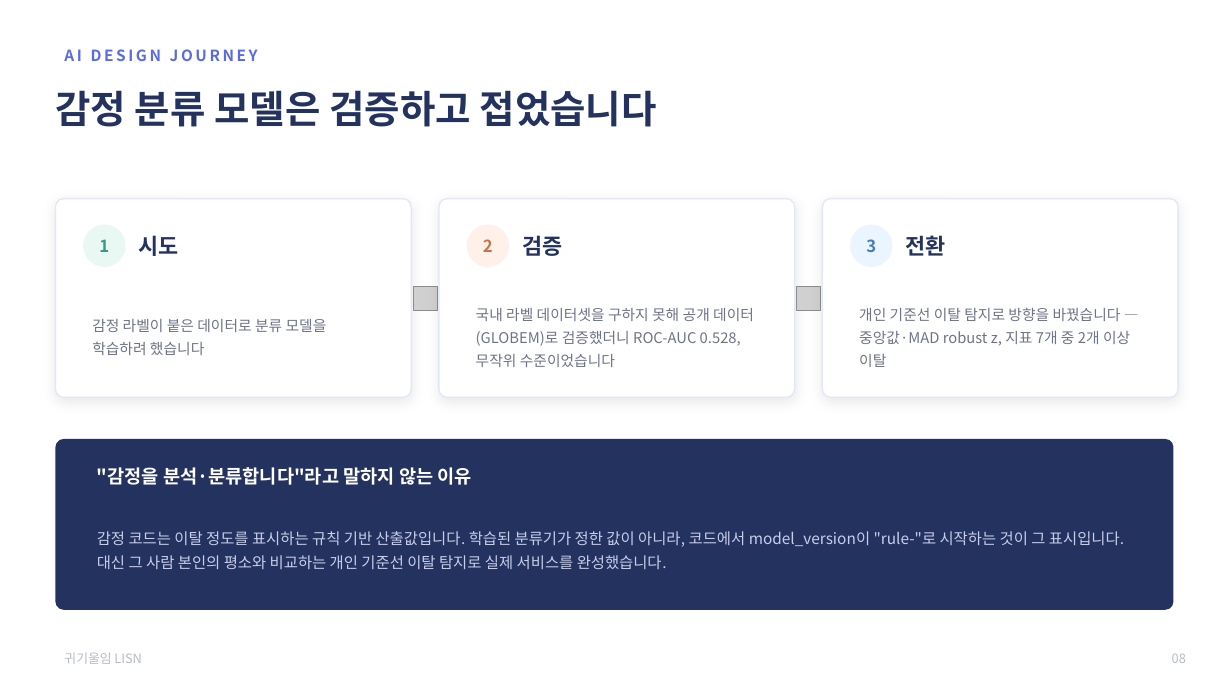
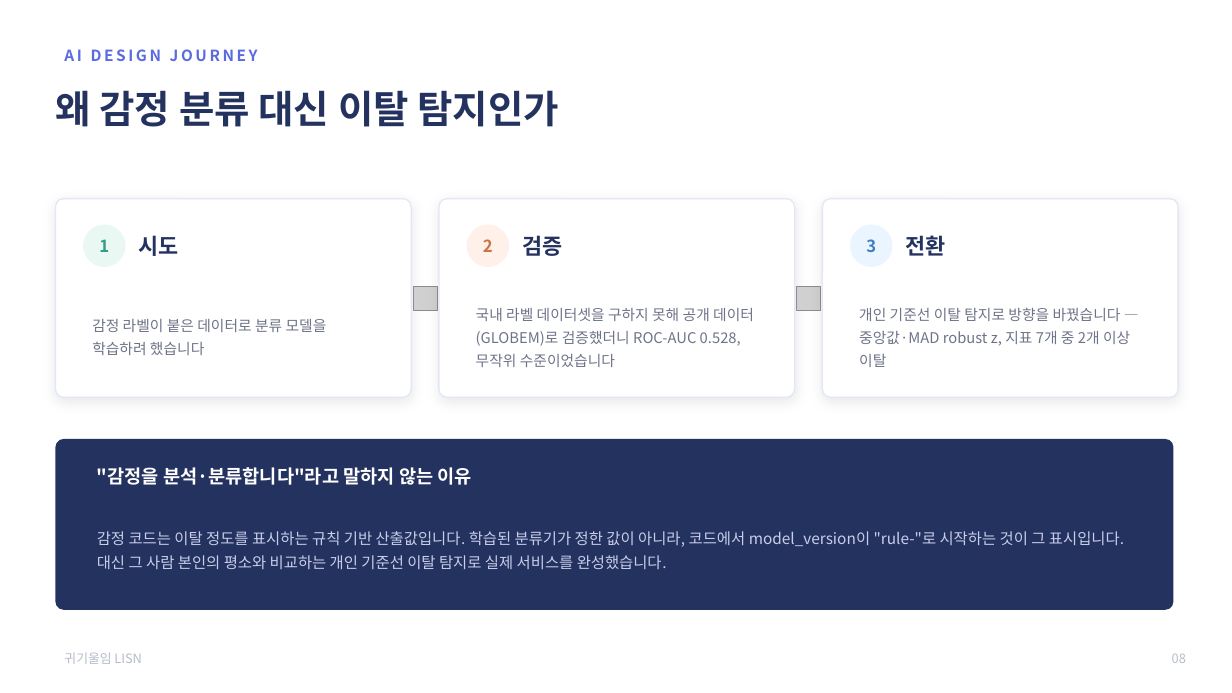
Before and after one commit to 2026-SMHRD-KDT-HealthCare-5/lisn, a slide deck: slide 9 of documents/최종발표자료_귀기울임.pptx. Drawn at 1232x693 pixels with LibreOffice and Linux fonts; fonts in the diff are those of the drawing; grey boxes stand for pictures. Boxes give left, top, right and bottom in pixels: in the first picture for what was removed or moved away, otherwise in the second. Text is boxed around its words. In the diff, an @@ line names an element or a change of style, - is before the commit and + after.

Commit message:
fix(발표): 제목 어미를 전부 「~습니다」로 통일하던 걸 섞었습니다
11개 제목 중 7개가 「~습니다/~입니다」로 끝나 단조롭다는 지적을 받았습니다.
명사구·의문형을 섞었습니다.

  s4  데이터는 쌓이는데, 사용자는 앱을 열지 않습니다
      -> 쌓이는 데이터, 열리지 않는 앱                    (명사구, 대구)
  s9  감정 분류 모델은 검증하고 접었습니다
      -> 왜 감정 분류 대신 이탈 탐지인가                   (의문형)
  s10 위기 탐지는 2단계입니다
      -> 위기 탐지 2단계 구조                             (명사구)
  s13 관리자는 위험한 사람부터 봅니다
      -> 위험한 사람부터 보이는 관제 화면                  (명사구)
  s14 "전부 암호화"가 아니라 위험도 기반입니다
      -> "전부 암호화" 대신 위험도 기반                    (명사구)

s9 는 겸사겸사 뜻도 분명하게 했습니다. "접었습니다"가 무슨 말인지
모르겠다는 지적을 받았는데, 결론(이탈 탐지로 갔다는 것)을 제목에 바로
얹어 s7 "왜 서버를 둘로 나눴나"와 같은 의문형 패턴으로 묶었습니다 —
같은 "AI 설계" 절의 두 슬라이드가 한 톤을 씁니다.

남긴 것 — s5·s11·s15 는 그대로 「~습니다」입니다. 확신에 찬 주장을
하는 자리(차별점 소개·성과 요약·정직한 현황)라 선언형이 자연스럽고,
전부 다르게 만드는 게 아니라 다양성을 만드는 게 목적이라 판단했습니다.

check_docs.py --with-tests · check_numbers.py 전부 통과.

```diff
--- a/documents/최종발표자료_귀기울임.pptx
+++ b/documents/최종발표자료_귀기울임.pptx
@@ text at bbox=[55, 90, 560, 127]: text changed @@
-감정 분류 모델은 검증하고 접었습니다
+왜 감정 분류 대신 이탈 탐지인가
```
Also in this commit, not shown: 4 other slides changed, 2 other files.
